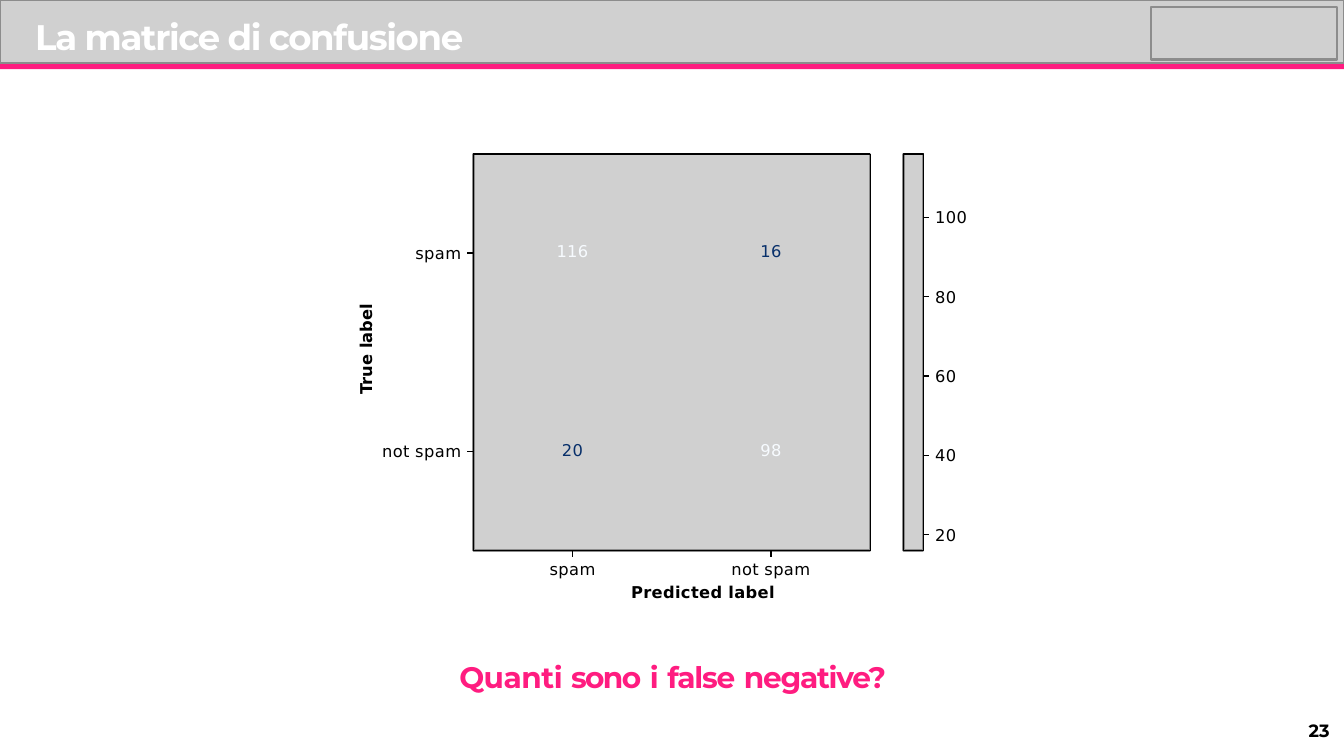
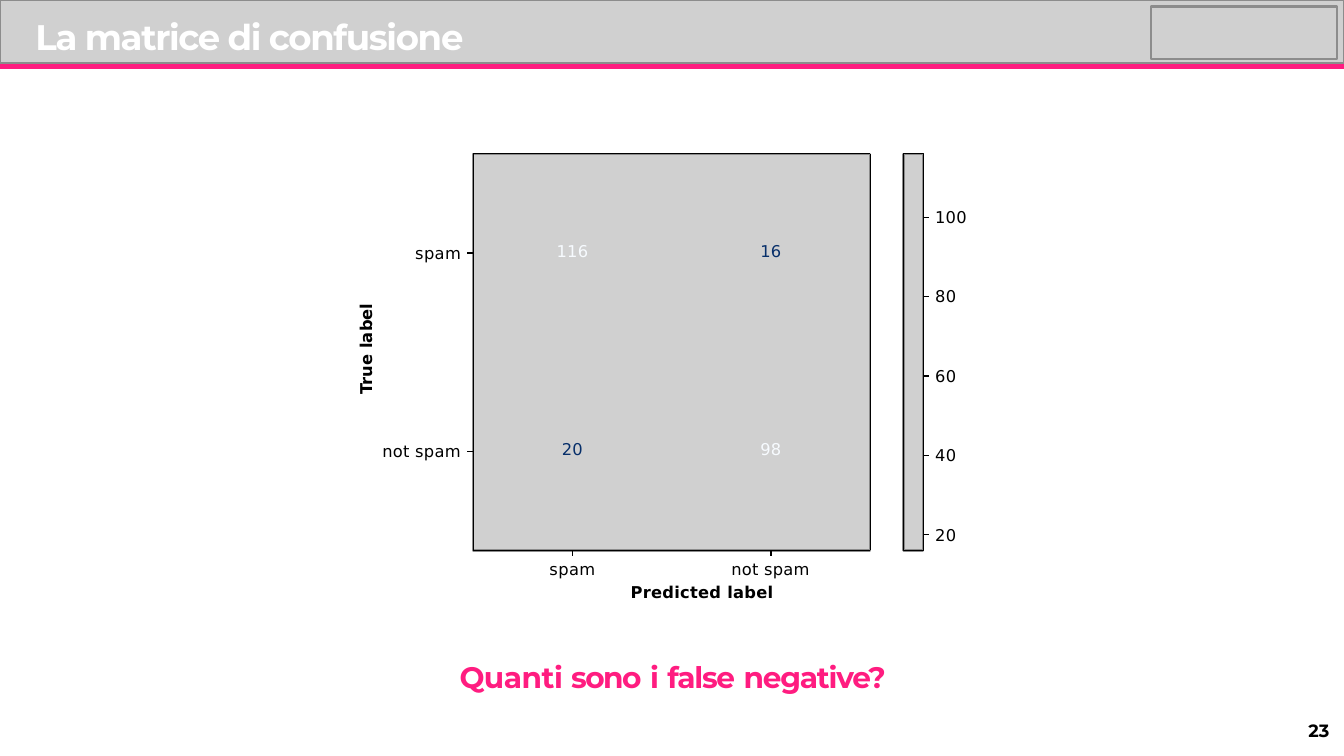
Before and after one commit to lorenzo-arcioni/master-ds, a slide deck: slide 23 of lezione_3/Lezione_03.pptx. Drawn at 1344x756 pixels with LibreOffice and Linux fonts; fonts in the diff are those of the drawing; grey boxes stand for pictures. Boxes give left, top, right and bottom in pixels: in the first picture for what was removed or moved away, otherwise in the second. Text is boxed around its words. In the diff, an @@ line names an element or a change of style, - is before the commit and + after.

```diff
--- a/lezione_3/Lezione_03.pptx
+++ b/lezione_3/Lezione_03.pptx
@@ text "not spam Predicted label" at [631, 563, 809, 599]: indent changed @@
@@ text "Quanti sono i false negative?" at [460, 664, 886, 694]: letter spacing 0.1 to 0 pt in "i" @@
```
Also in this commit, not shown: 24 other slides changed, 8 other files.
